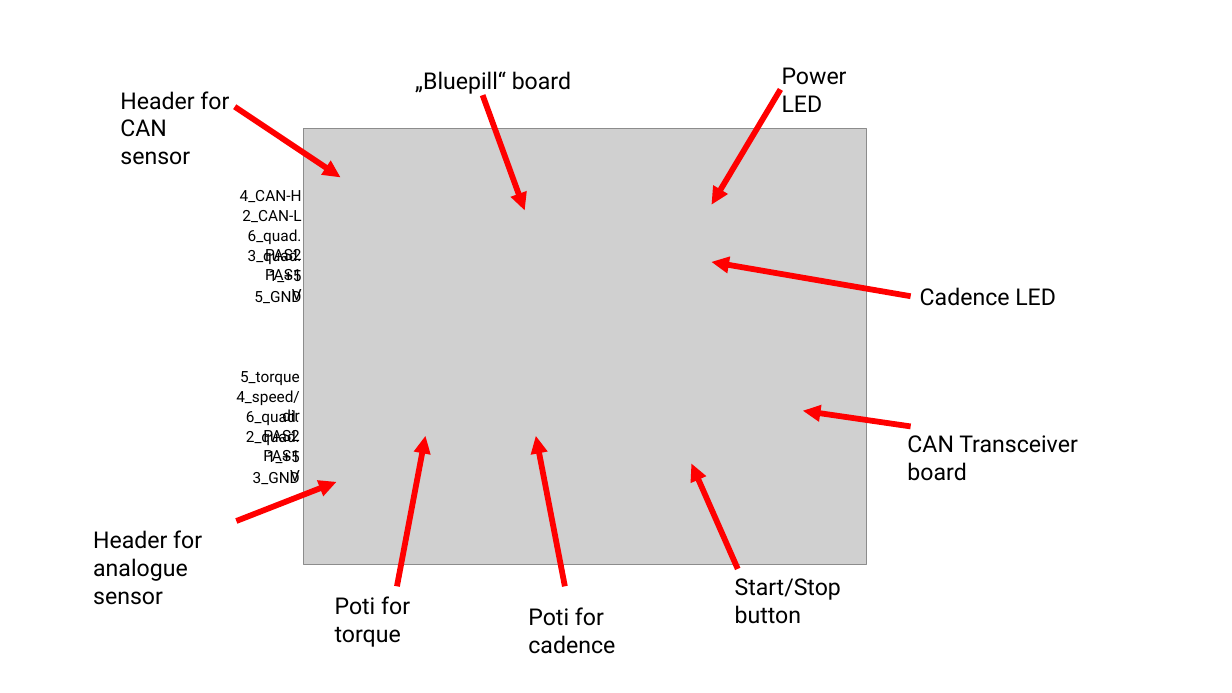
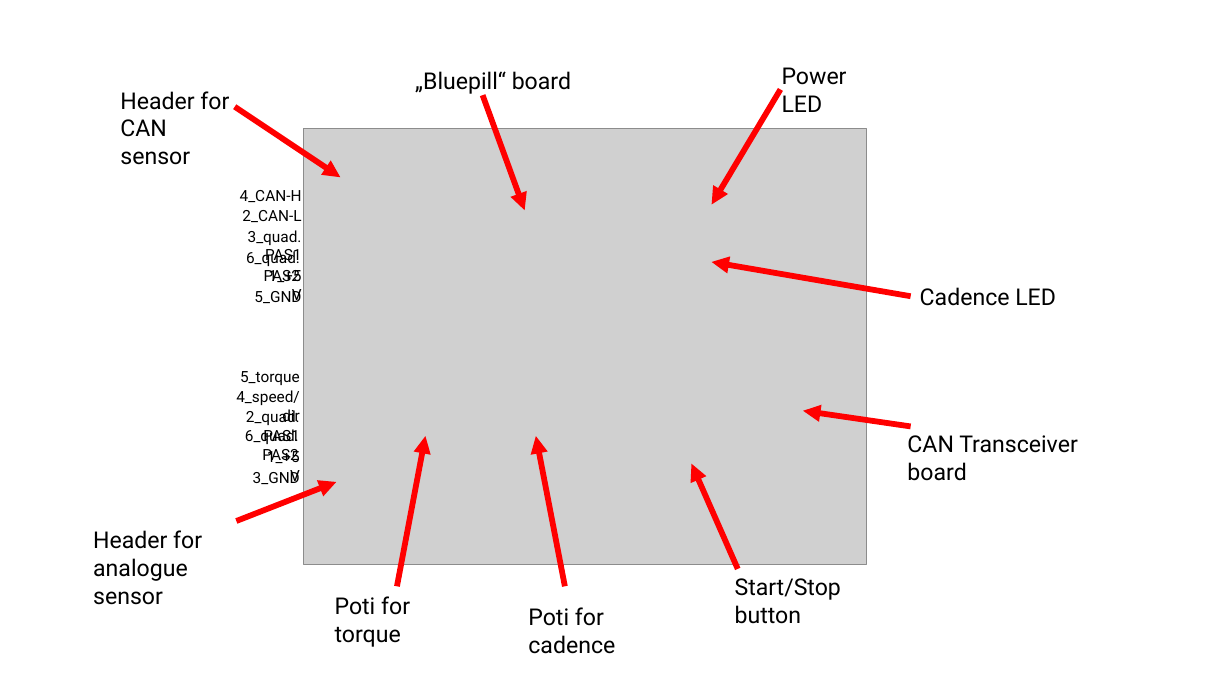
Before and after one commit to stancecoke/BottomBracketTorquesensorEmulator, a slide deck: slide 2 of Documentation/Torquesensoremulator.pptx. Drawn at 1232x693 pixels with LibreOffice and Linux fonts; fonts in the diff are those of the drawing; grey boxes stand for pictures. Boxes give left, top, right and bottom in pixels: in the first picture for what was removed or moved away, otherwise in the second. Text is boxed around its words. In the diff, an @@ line names an element or a change of style, - is before the commit and + after.

```diff
--- a/Documentation/Torquesensoremulator.pptx
+++ b/Documentation/Torquesensoremulator.pptx
@@ text "3_quad. PAS1": place and size @@
-text "3_quad. PAS1" at [248,249,302,282]
+text "3_quad. PAS1" at [248,230,302,265]
@@ text "6_quad. PAS2": place and size @@
-text "6_quad. PAS2" at [248,229,302,264]
+text "6_quad. PAS2" at [246,249,300,282]
@@ text "2_quad. PAS1": place and size @@
-text "2_quad. PAS1" at [246,430,300,463]
+text "2_quad. PAS1" at [246,409,300,444]
@@ text "6_quad. PAS2": place and size @@
-text "6_quad. PAS2" at [246,409,300,445]
+text "6_quad. PAS2" at [245,429,299,463]
```
Also in this commit, not shown: 4 other files.
